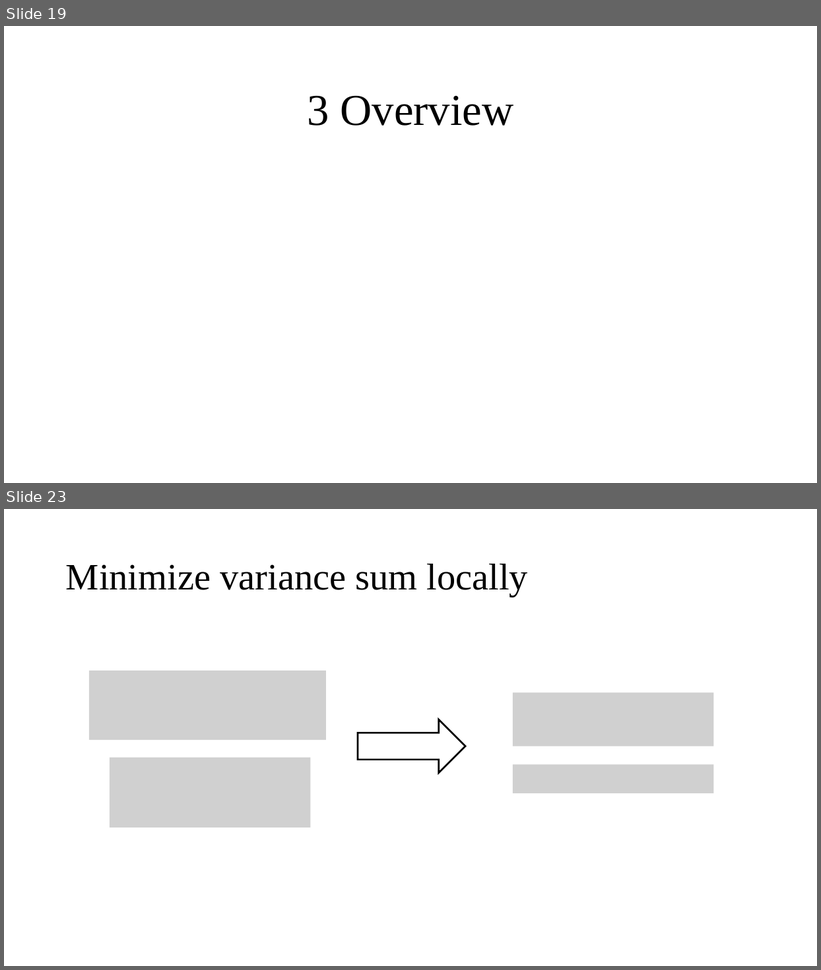
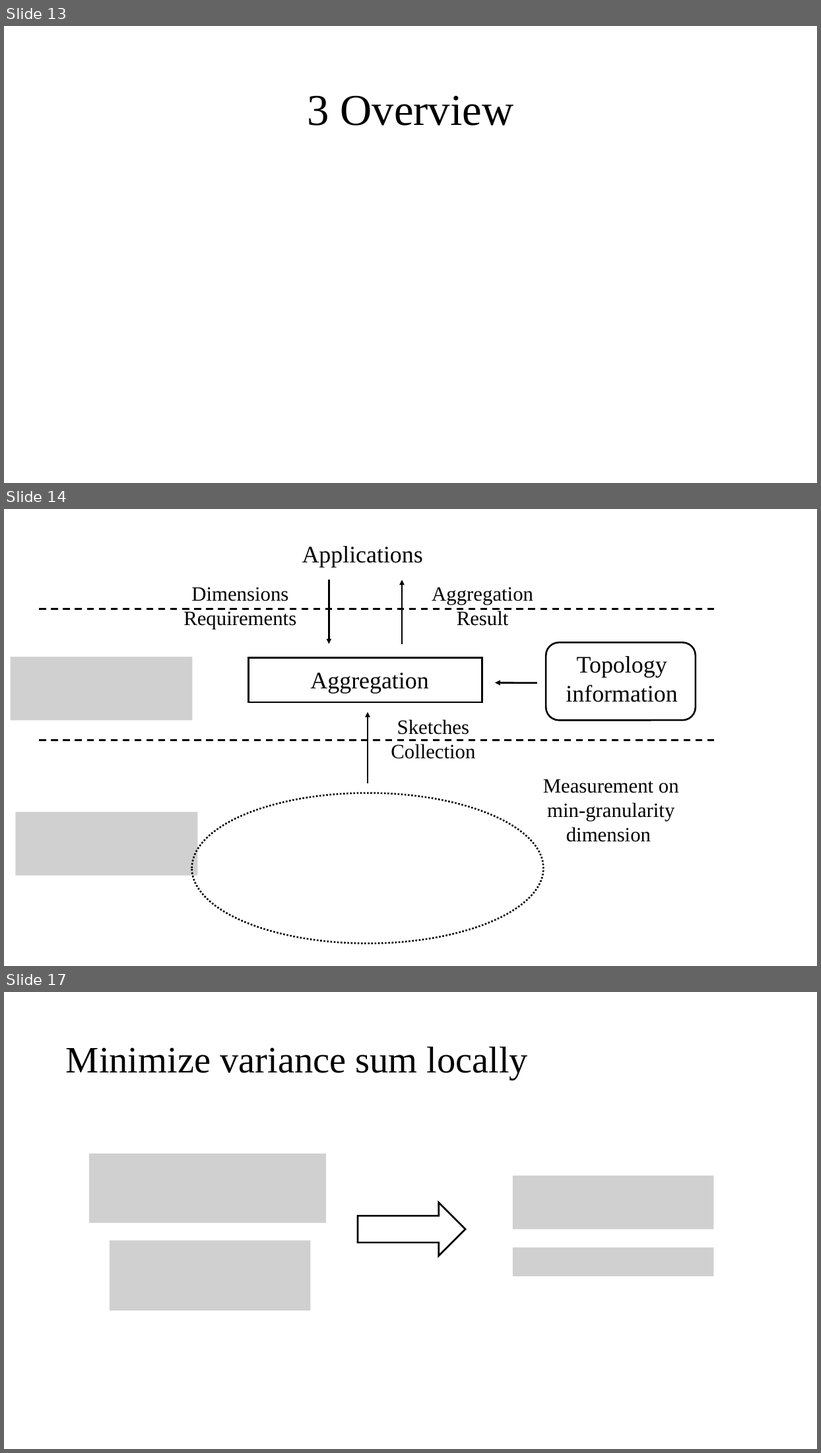
Before and after one commit to Lipox/Dimension, a slide deck: dimensions.pptx. Shown one above the other, each under a label of ours: slides 19 and 23 before the commit, slides 13, 14 and 17 after it; the slides between them are not shown. The pictures are 821x970 and 821x1453 pixels, drawn with LibreOffice and Linux fonts; fonts in the diff are those of the drawing; grey boxes stand for pictures. Boxes give left, top, right and bottom in pixels: in the first picture for what was removed or moved away, otherwise in the second. Text is boxed around its words. In the diff, an @@ line names an element or a change of style, - is before the commit and + after.

```diff
--- a/dimensions.pptx
+++ b/dimensions.pptx
@@ slide 14 added at [4, 509, 817, 966], background #FFFFFF @@
@@ text added at [302, 546, 423, 568], 28 pt, text #000000 @@
+Applications
@@ text added at [184, 587, 296, 629], 24 pt, text #000000 @@
+Dimensions Requirements
@@ arrow added from (329, 580) to (329, 644), #000000 2 pt @@
@@ arrow added from (403, 644) to (403, 580), #000000 2 pt @@
@@ text added at [432, 587, 533, 626], 24 pt, text #000000 @@
+Aggregation Result
@@ line added from (40, 609) to (717, 609), #000000 2 pt dashed @@
@@ rounded rectangle added at [547, 642, 696, 721], outline #000000 2 pt @@
@@ picture added at [10, 657, 193, 721] @@
@@ rectangle added at [249, 658, 482, 702], outline #000000 2 pt @@
@@ text added at [566, 656, 677, 702], 28 pt, text #000000 @@
+Topology information
@@ text added at [310, 673, 428, 694], 28 pt, text #000000 @@
+Aggregation
@@ arrow added from (537, 683) to (495, 683), #000000 2 pt @@
@@ arrow added from (368, 784) to (368, 712), #000000 2 pt @@
@@ text added at [391, 720, 475, 759], 24 pt, text #000000 @@
+Sketches Collection
@@ line added from (40, 740) to (717, 740), #000000 2 pt dashed @@
@@ text added at [543, 779, 679, 842], 24 pt, text #000000 @@
+Measurement on min-granularity dimension
@@ ellipse added at [192, 793, 544, 944], outline #000000 2 pt dashed @@
@@ picture added at [16, 812, 198, 875] @@
@@ what was slide 19 is now slide 13 @@
@@ what was slide 23 is now slide 17 @@
```
Also in this commit, not shown: 7 slides changed, 1 other slide added, 8 slides removed.
